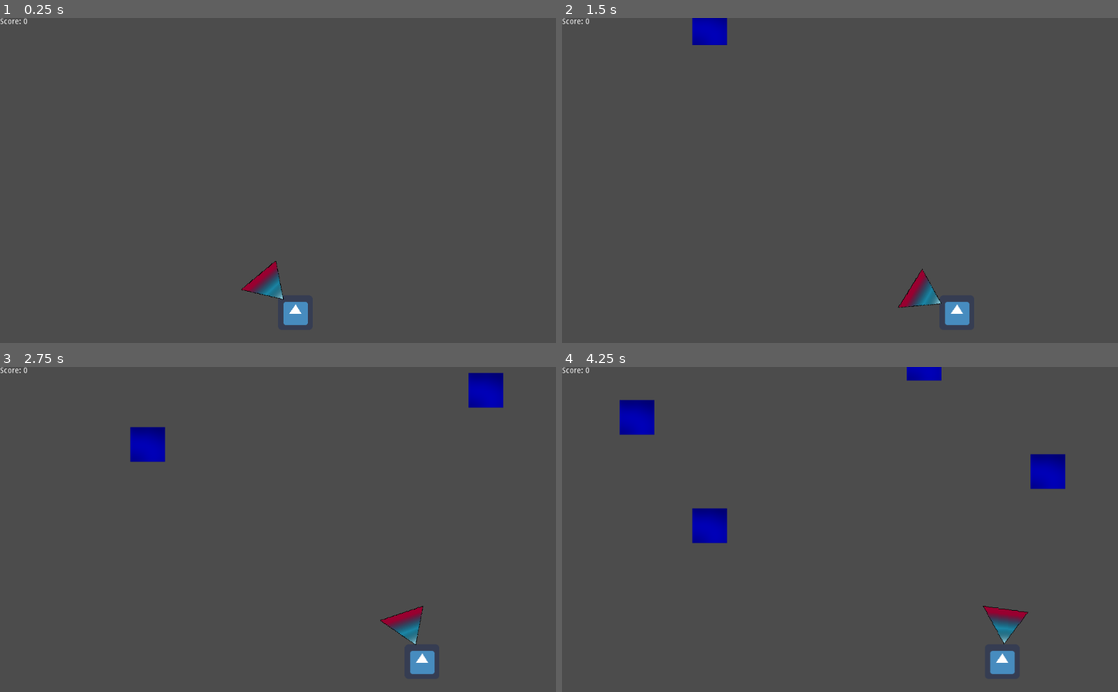
Above: before the commit, frames 1-4 (two rows, left to right).
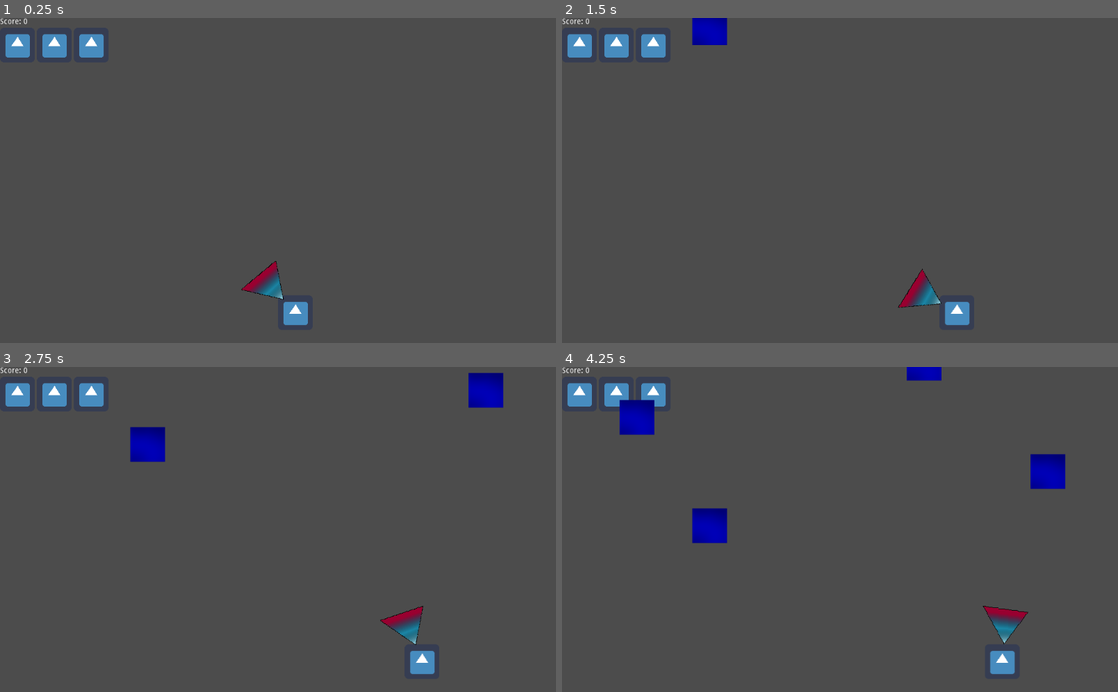
Above: after the commit, the same moments.

Repository: Koumarin/vacuum
Game: Godot game, scene res://scn/main.tscn
Same seed, same stepped clock (60 frames per second), same inputs: the game is played once before the commit and once after it. The engine's default icon, where the game draws it, is replaced by a stand-in: a white triangle on a blue panel in a dark square.
Inputs (mouse positions are in pixels of both pictures, inside the frame that each line leads up to):
- Up to frame 1 (0.25 s): no input
- Up to frame 2 (1.5 s): tap Enter at 0.5 s; move the mouse to (962, 164) at 0.52 s; press the mouse at (962, 164) at 0.53 s; hold D (move-right) 0.53-1.28 s; move the mouse to (728, 196) at 1.27 s; release the mouse at (728, 196) at 1.28 s; hold A (move-left) from 1.28 s (still down); click (728, 196) at 1.35 s
- Up to frame 3 (2.75 s): move the mouse to (333, 458) at 2.02 s; release A (move-left) at 2.03 s; press the mouse at (333, 458) at 2.03 s; hold D (move-right) from 2.03 s (still down)
- Up to frame 4 (4.25 s): move the mouse to (812, 594) at 2.77 s; release the mouse at (812, 594) at 2.78 s; click (812, 594) at 2.85 s; move the mouse to (1006, 578) at 3.52 s; release D (move-right) at 3.53 s; press the mouse at (1006, 578) at 3.53 s; hold A (move-left) from 3.53 s (still down)

The runs differ from the first frame. In frame 1, 0.9% of the frame differs, in the area x 1-19%, y 4-13%; in frame 2, 0.9%; in frame 3, 0.9%; in frame 4, 0.9%.

Commit message:
add life display

Diff:
--- /dev/null
+++ b/scn/life.tscn
@@ -0,0 +1,11 @@
+[gd_scene load_steps=2 format=2]
+
+[ext_resource path="res://icon.png" type="Texture" id=1]
+
+[node name="Life" type="TextureRect"]
+anchor_right = 0.016
+anchor_bottom = 0.027
+margin_right = 47.616
+margin_bottom = 47.8
+rect_scale = Vector2( 0.25, 0.25 )
+texture = ExtResource( 1 )
--- a/scn/main.tscn
+++ b/scn/main.tscn
@@ -1,8 +1,9 @@
-[gd_scene load_steps=11 format=2]
+[gd_scene load_steps=13 format=2]
 
 [ext_resource path="res://icon.png" type="Texture" id=1]
 [ext_resource path="res://scn/item.tscn" type="PackedScene" id=2]
 [ext_resource path="res://dat/pixil-frame-0.png" type="Texture" id=3]
+[ext_resource path="res://scn/life.tscn" type="PackedScene" id=4]
 
 [sub_resource type="GDScript" id=6]
 script/source = "extends Label
@@ -11,9 +12,23 @@
 	text = 'Score: ' + str(new_score)
 "
 
+[sub_resource type="GDScript" id=8]
+script/source = "extends HBoxContainer
+
+export var Life: PackedScene
+
+func _ready() -> void:
+	for i in range(3):
+		add_child(Life.instance())
+
+func _on_Player_health_update(new_health) -> void:
+	remove_child(get_child(0))
+"
+
 [sub_resource type="GDScript" id=1]
 script/source = "extends KinematicBody2D
 
+signal health_update(new_health)
 signal score_update(new_score)
 
 export (float) var speed
@@ -37,6 +52,7 @@
 
 func hurt() -> void:
 	_health -= 1
+	emit_signal('health_update', _health)
 	if _health <= 0:
 		queue_free()
 
@@ -105,11 +121,22 @@
 
 [node name="Main" type="Node"]
 
-[node name="Score" type="Label" parent="."]
+[node name="VBoxContainer" type="VBoxContainer" parent="."]
 margin_right = 40.0
+margin_bottom = 40.0
+
+[node name="Score" type="Label" parent="VBoxContainer"]
+margin_right = 51.0
 margin_bottom = 14.0
 text = "Score: 0"
 script = SubResource( 6 )
+
+[node name="Life" type="HBoxContainer" parent="VBoxContainer"]
+margin_top = 18.0
+margin_right = 51.0
+margin_bottom = 18.0
+script = SubResource( 8 )
+Life = ExtResource( 4 )
 
 [node name="Player" type="KinematicBody2D" parent="."]
 position = Vector2( 544, 544 )
@@ -153,5 +180,6 @@
 cooldown = 1.0
 Item = ExtResource( 2 )
 
-[connection signal="score_update" from="Player" to="Score" method="_on_Player_score_update"]
+[connection signal="health_update" from="Player" to="VBoxContainer/Life" method="_on_Player_health_update"]
+[connection signal="score_update" from="Player" to="VBoxContainer/Score" method="_on_Player_score_update"]
 [connection signal="body_entered" from="Player/Vacuum" to="Player" method="_on_Vacuum_body_entered"]
